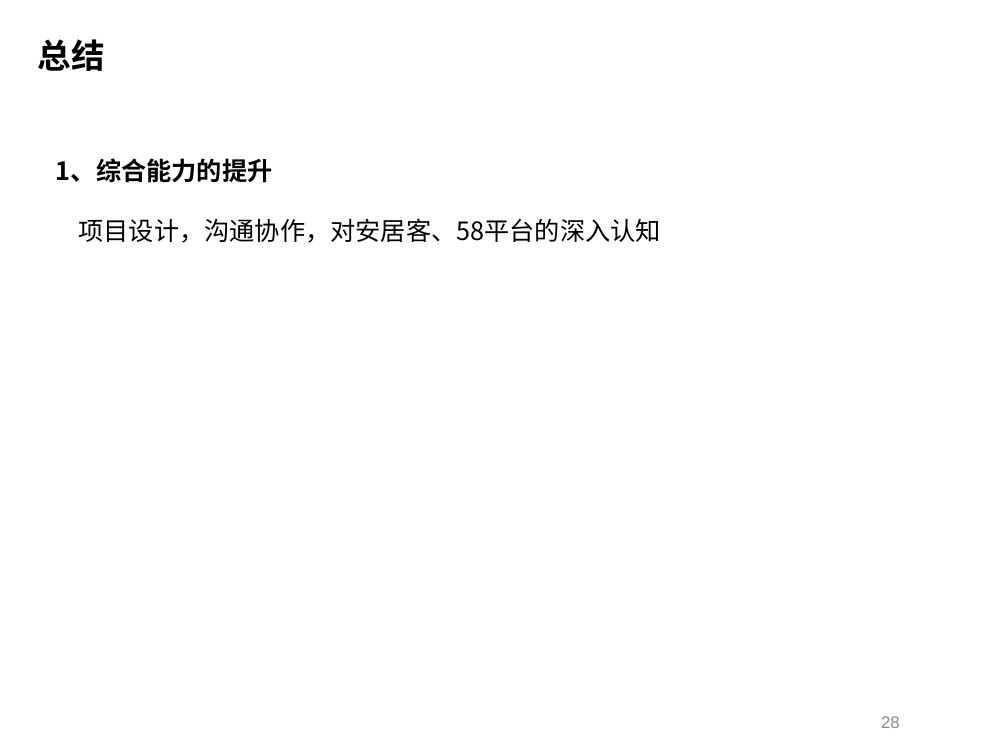
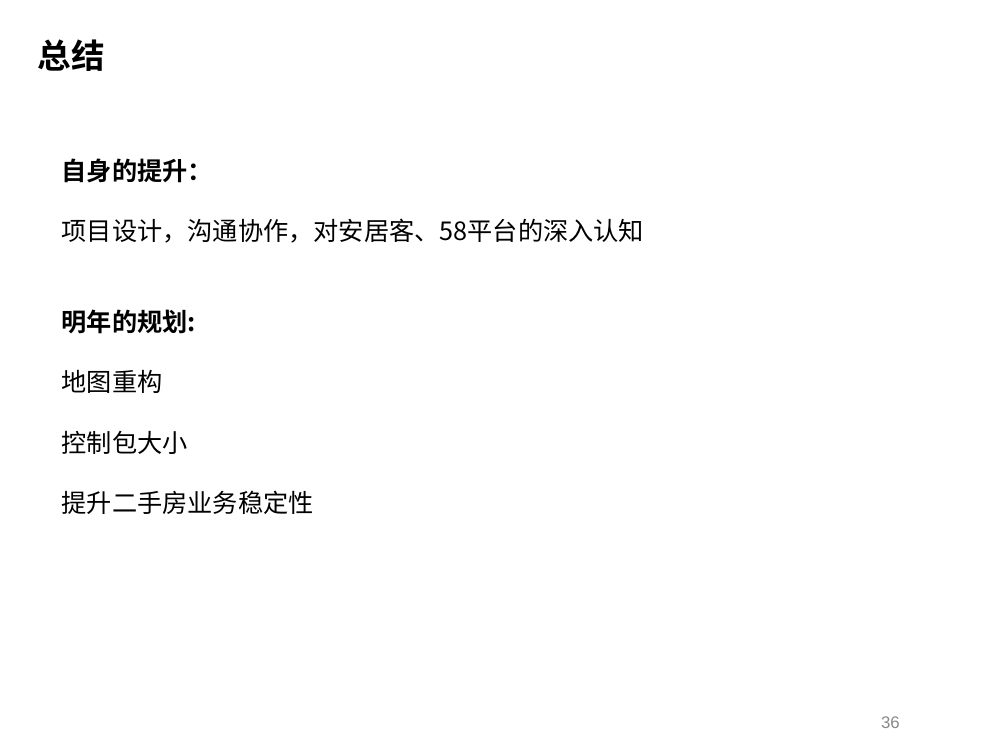
Before and after one commit to Geph0rce/Demo, a slide deck: slide 36 of documents/钱杰_2019年度总结述职报告.pptx (slide 28 before the commit). Drawn at 1008x756 pixels with LibreOffice and Linux fonts; fonts in the diff are those of the drawing; background and template pictures are left out. Boxes give left, top, right and bottom in pixels: in the first picture for what was removed or moved away, otherwise in the second. Text is boxed around its words. In the diff, an @@ line names an element or a change of style, - is before the commit and + after.

```diff
--- a/documents/钱杰_2019年度总结述职报告.pptx
+++ b/documents/钱杰_2019年度总结述职报告.pptx
@@ text at box(62, 158, 213, 183): text changed @@
-1、综合能力的提升
+自身的提升：
@@ text at box(62, 309, 314, 514): paragraphs added @@
+明年的规划:
+地图重构
+控制包大小
+提升二手房业务稳定性
@@ page number at box(881, 716, 900, 728): text changed @@
-28
+36
```
Also in this commit, not shown: 3 other slides changed, 8 slides added, 1 other file.
